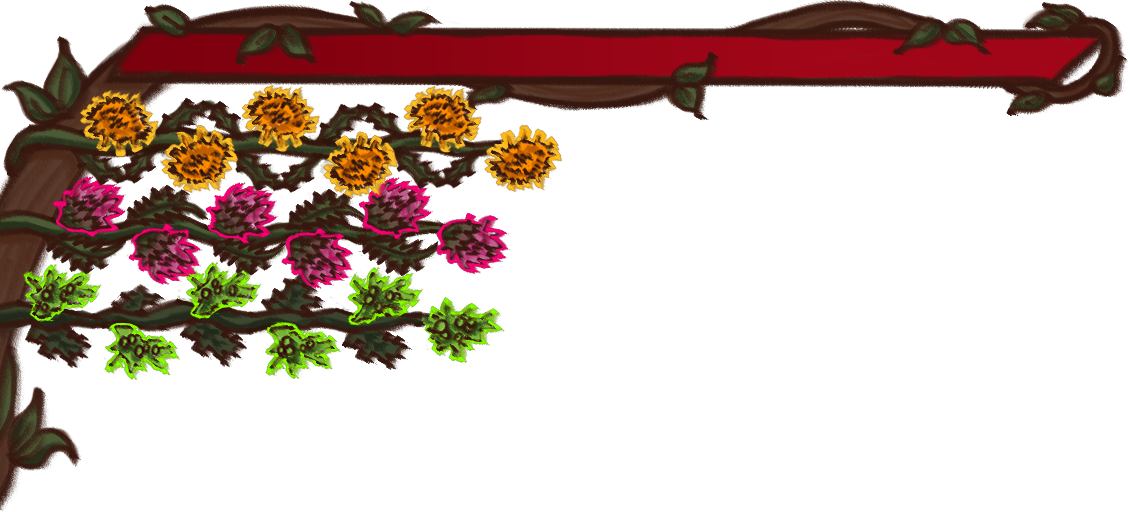
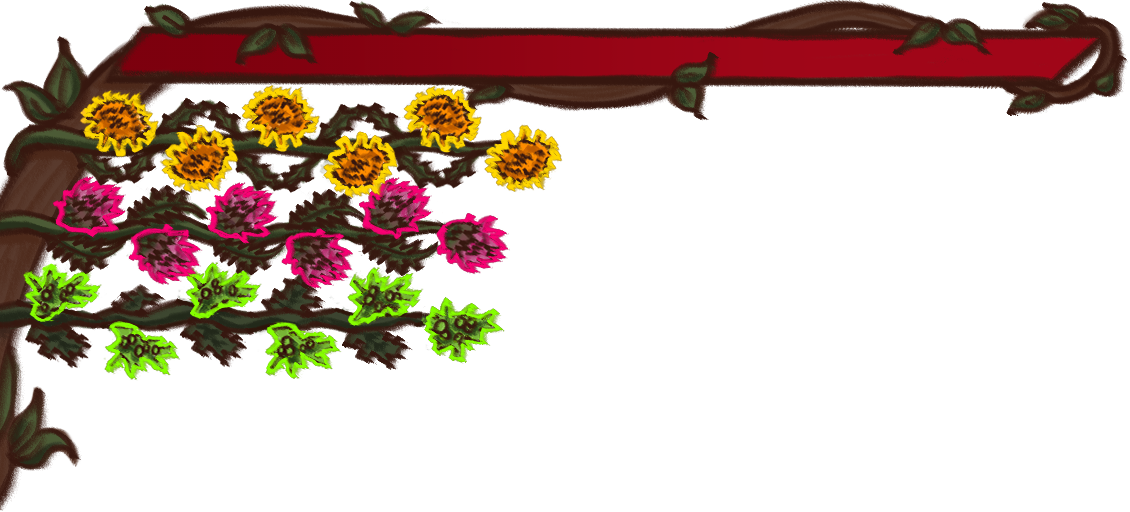
Layered file, before and after one edit (1130 × 512). Changes by layer:
painted on "y_light" over [82, 85, 562, 199]
painted on "p_light" over [55, 179, 507, 288]
painted on "b_light" over [25, 263, 500, 378]
